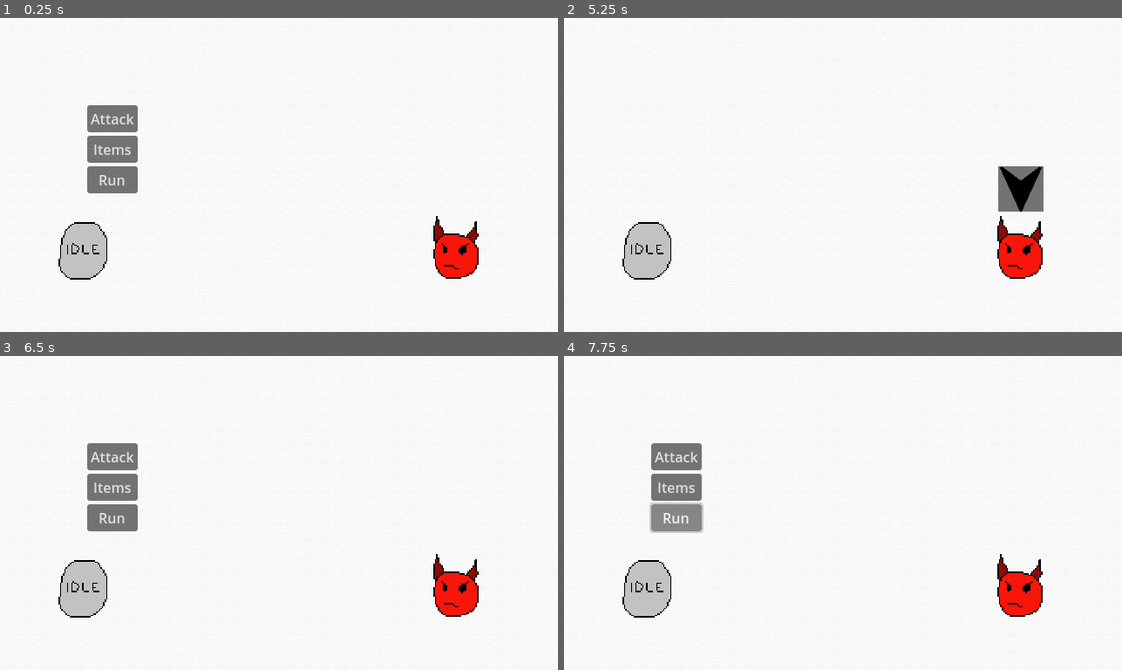
Above: before the commit, frames 1-4 (two rows, left to right).
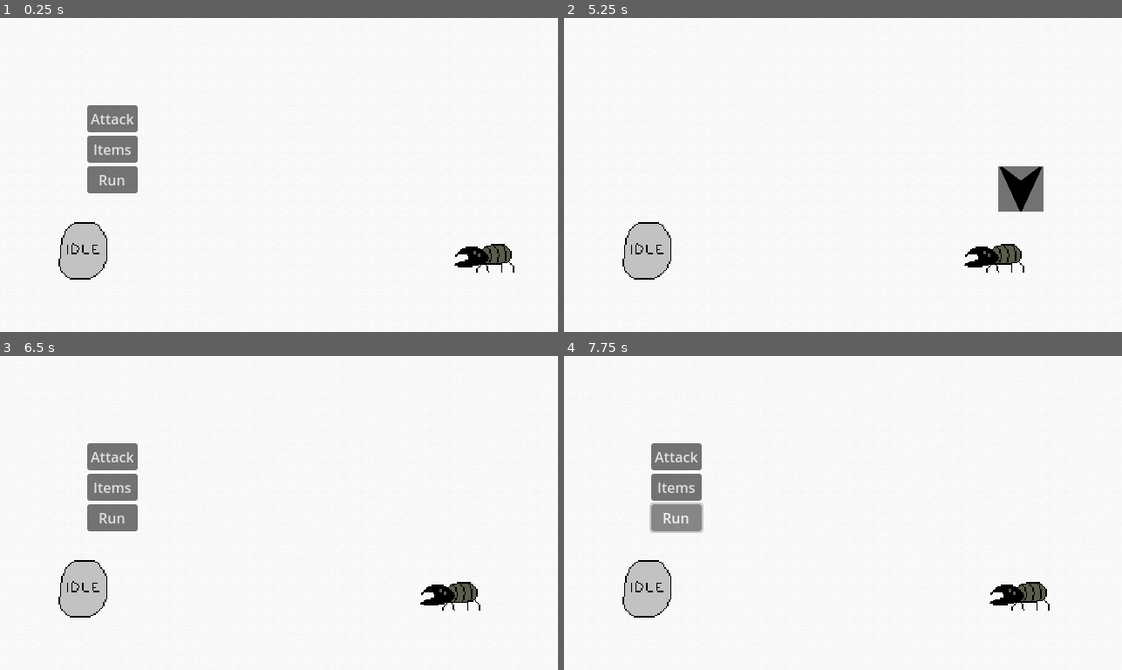
Above: after the commit, the same moments.

Repository: greeeegartur/cgvr-thesis
Game: Godot game, scene res://Scenes/CombatScene.tscn
Same seed, same stepped clock (60 frames per second), same inputs: the game is played once before the commit and once after it.
Inputs (mouse positions are in pixels of both pictures, inside the frame that each line leads up to):
- Up to frame 1 (0.25 s): no input
- Up to frame 2 (5.25 s): click "Attack" at 0.5 s; click "Grounded" at 1.25 s; click (1021, 187) at 2 s; click "Items" at 2.75 s; click "Run" at 3.5 s; click "Attack" at 4.25 s; click "Flying" at 5 s
- Up to frame 3 (6.5 s): click (457, 525) at 5.75 s
- Up to frame 4 (7.75 s): click "Items" at 6.5 s; click "Run" at 7.25 s

The runs differ from the first frame. In frame 1, 1.5% of the frame differs, in the area x 77-93%, y 63-84%; in frame 2, 1.4%; in frame 3, 1.2%; in frame 4, 1.2%.

Commit message:
Enemy scene base
Added enemy scene logic for animations and patterns by adding a new scene variable to EnemyInfo. Tested by adding a beetle enemy with an attack pattern, made sure damage triggers on impact with the player in the combat scene

Diff:
--- a/droidream/Scenes/CombatScene.tscn
+++ b/droidream/Scenes/CombatScene.tscn
@@ -23,7 +23,8 @@
 scale = Vector2(1.6, 1.6)
 texture = ExtResource("3_eel7g")
 
-[node name="EnemySprite" type="Sprite2D" parent="."]
+[node name="EnemyVisual" type="Sprite2D" parent="."]
+visible = false
 position = Vector2(522, 274)
 scale = Vector2(1.8, 1.8)
 texture = ExtResource("4_memue")
--- /dev/null
+++ b/droidream/Scenes/Enemies/Beetle/Beetle.tscn
@@ -0,0 +1,68 @@
+[gd_scene load_steps=6 format=3 uid="uid://buy3a8wt3qe8f"]
+
+[ext_resource type="Texture2D" uid="uid://dqqukw2jmv5vm" path="res://Scenes/Enemies/Beetle/beetle.png" id="1_8bngv"]
+[ext_resource type="Script" uid="uid://cx4ejov60luxh" path="res://Scripts/Combat/EnemyVisual.gd" id="1_edmr7"]
+
+[sub_resource type="Animation" id="Animation_edmr7"]
+resource_name = "beetle_tackle"
+length = 3.0
+tracks/0/type = "value"
+tracks/0/imported = false
+tracks/0/enabled = true
+tracks/0/path = NodePath("Sprite2D:position")
+tracks/0/interp = 1
+tracks/0/loop_wrap = true
+tracks/0/keys = {
+"times": PackedFloat32Array(0, 0.8, 1.2666667, 1.8, 2.0333333, 3),
+"transitions": PackedFloat32Array(1, 1, 1, 1, 1, 1),
+"update": 0,
+"values": [Vector2(0, 0), Vector2(33, 0), Vector2(33, 0), Vector2(-53, 0), Vector2(-53.5, 0), Vector2(0, 0)]
+}
+tracks/1/type = "method"
+tracks/1/imported = false
+tracks/1/enabled = true
+tracks/1/path = NodePath(".")
+tracks/1/interp = 1
+tracks/1/loop_wrap = true
+tracks/1/keys = {
+"times": PackedFloat32Array(2.0333333),
+"transitions": PackedFloat32Array(1),
+"values": [{
+"args": [],
+"method": &"on_attack_hit"
+}]
+}
+
+[sub_resource type="Animation" id="Animation_5xyne"]
+length = 0.001
+tracks/0/type = "value"
+tracks/0/imported = false
+tracks/0/enabled = true
+tracks/0/path = NodePath("Sprite2D:position")
+tracks/0/interp = 1
+tracks/0/loop_wrap = true
+tracks/0/keys = {
+"times": PackedFloat32Array(0),
+"transitions": PackedFloat32Array(1),
+"update": 0,
+"values": [Vector2(33, 0)]
+}
+
+[sub_resource type="AnimationLibrary" id="AnimationLibrary_5wbek"]
+_data = {
+&"RESET": SubResource("Animation_5xyne"),
+&"beetle_tackle": SubResource("Animation_edmr7")
+}
+
+[node name="EnemyVisual" type="Node2D"]
+script = ExtResource("1_edmr7")
+
+[node name="Sprite2D" type="Sprite2D" parent="."]
+position = Vector2(33, 0)
+scale = Vector2(1.5, 1.5)
+texture = ExtResource("1_8bngv")
+
+[node name="AnimationPlayer" type="AnimationPlayer" parent="."]
+libraries = {
+&"": SubResource("AnimationLibrary_5wbek")
+}
--- /dev/null
+++ b/droidream/Scenes/Enemies/EnemyVisual.tscn
@@ -0,0 +1,13 @@
+[gd_scene load_steps=3 format=3 uid="uid://dlpw77ahti2kx"]
+
+[ext_resource type="Script" uid="uid://cx4ejov60luxh" path="res://Scripts/Combat/EnemyVisual.gd" id="1_p4v3j"]
+[ext_resource type="Texture2D" uid="uid://cij8c6ssb2cuk" path="res://Graphics/Placeholders/Combat/Enemy.png" id="2_dv6s2"]
+
+[node name="EnemyVisual" type="Node2D"]
+script = ExtResource("1_p4v3j")
+
+[node name="Sprite2D" type="Sprite2D" parent="."]
+texture = ExtResource("2_dv6s2")
+
+[node name="AnimationPlayer" type="AnimationPlayer" parent="."]
+root_node = NodePath("../Sprite2D")
--- a/droidream/Scripts/Combat/CombatEntity.gd
+++ b/droidream/Scripts/Combat/CombatEntity.gd
@@ -14,6 +14,7 @@
 var snapped_max := 1
 var snapped := 0
 var attack_patterns : Array[EnemyAttackPattern]
+var visual_scene : PackedScene
 var type : CombatTypes.EntityType # can be "GROUNDED", "FLYING" and "SPECIAL", never "PLAYER"
 var minigame_id := ""
 
@@ -31,7 +32,7 @@
 	snapped_max = data.snapped_max
 	minigame_id = data.minigame_id
 	attack_patterns = data.attack_patterns
-
+	visual_scene = data.visual_scene
 
 #Loads player data from PlayerData object
 func load_from_player() -> void:
--- a/droidream/Scripts/Combat/CombatManager.gd
+++ b/droidream/Scripts/Combat/CombatManager.gd
@@ -10,12 +10,15 @@
 
 class_name CombatManager
 
-@export var enemy_id := "enemy_beetle"
+@export var enemy_id = "enemy_beetle"
 
 # The player and enemy's starting values
-var player: CombatEntity
-var enemy: CombatEntity
-var turn := "player" # Player always starts first, this variable is a failsafe check condition in case turn logic goes wrong
+var player : CombatEntity
+var enemy : CombatEntity
+var turn = "player" # Player always starts first, this variable is a failsafe check condition in case turn logic goes wrong
+
+# Enemy scene to load for animations
+var enemy_visual : EnemyVisual
 
 # COMBAT SETUP FUNCTIONS
 # These are functions that run before combat begins, i.e entity data and loading the first turn
@@ -35,7 +38,11 @@
 	enemy = CombatEntity.new()
 	enemy.load_from_enemy_id(enemy_id)
 	add_child(enemy)
-	get_parent().get_node("EnemySprite").texture = load("res://Graphics/Placeholders/Combat/Enemy.png")
+	enemy_visual = enemy.visual_scene.instantiate()
+	get_parent().add_child.call_deferred(enemy_visual)
+
+	# TO-DO Adjust this automatically somehow (later will add multiple enemies at once so it can't just be set like so)
+	enemy_visual.position = Vector2(522, 274)
 
 func _start_combat():
 	print("Combat started: PLAYER vs %s" % enemy.entity_name)
@@ -161,28 +168,30 @@
 
 func _play_enemy_attack_pattern(pattern: EnemyAttackPattern):
 	print("Enemy uses attack pattern:", pattern.pattern_id)
-
-	var elapsed := 0.0
 	var hit_index := 0
 
-	# TO-DO Be driven by AnimationPlayer
-	while elapsed < pattern.total_duration:
-		await get_tree().process_frame
-		elapsed += get_process_delta_time()
-
+	# Lambda functions for connecting with enemy visual script emitters
+	enemy_visual.attack_hit.connect(
 		# Hit processing logic
-		if hit_index < pattern.hits.size(): # Checks for how many times the attack will hit, also is a failsafe for checking if the pattern is valid/exists at all
-			var hit := pattern.hits[hit_index]
-			if elapsed >= hit.time:
+		func():
+			if hit_index < pattern.hits.size():
 				# Works the attack's hitting logic, including the player's blocking window
-				_apply_enemy_hit(hit)
-				hit_index += 1 # If the attack has multiple hits, it'll process all of them
-
-	# End of attack
-	if player.hp <= 0:
-		_end_combat(false)
-	else:
-		_player_turn()
+				_apply_enemy_hit(pattern.hits[hit_index])
+				hit_index += 1, # If the attack has multiple hits, it'll process all of them
+		CONNECT_ONE_SHOT
+	)
+
+	# Checks if combat has ended
+	enemy_visual.attack_finished.connect(
+		func():
+			if player.hp <= 0:
+				_end_combat(false)
+			else:
+				_player_turn(),
+		CONNECT_ONE_SHOT
+	)
+
+	enemy_visual.play_attack(pattern.animation_name)
 
 
 # Logic for applying an enemy attack's damage
@@ -217,7 +226,7 @@
 	return false
 
 
-# The enemy's attacking logic, doesn't take any parameters as the player is not affected by type attacks
+# LEGACY: The enemy's attacking logic, doesn't take any parameters as the player is not affected by type attacks
 func _enemy_attack():
 	# If for some reason it is not the player's turn
 	if turn != "enemy":
--- /dev/null
+++ b/droidream/Scripts/Combat/EnemyVisual.gd
@@ -0,0 +1,23 @@
+extends Node2D
+
+# Universal attack pattern logic for all enemies, uses emitters for connecting animations
+
+class_name EnemyVisual
+
+signal attack_hit
+signal attack_finished
+
+@onready var anim := $AnimationPlayer
+
+func play_attack(animation_name: String):
+	anim.play(animation_name)
+
+func on_attack_hit():
+	attack_hit.emit()
+
+func _ready():
+	anim.animation_finished.connect(on_anim_finished)
+
+func on_anim_finished(name: String):
+	if name != "idle":
+		attack_finished.emit()
--- a/droidream/Scripts/Data/Attack_Patterns/beetle_tackle.tres
+++ b/droidream/Scripts/Data/Attack_Patterns/beetle_tackle.tres
@@ -5,7 +5,7 @@
 [resource]
 script = ExtResource("1_bn2bn")
 pattern_id = "beetle_tackle"
-animation_name = "tackle"
+animation_name = "beetle_tackle"
 total_duration = 3.0
 hits = Array[Dictionary]([{
 "block_window": Vector2(2, 2.2),
--- a/droidream/Scripts/Data/Enemies/beetle.tres
+++ b/droidream/Scripts/Data/Enemies/beetle.tres
@@ -1,8 +1,9 @@
-[gd_resource type="Resource" script_class="EnemyInfo" load_steps=4 format=3 uid="uid://uakolov6gkf"]
+[gd_resource type="Resource" script_class="EnemyInfo" load_steps=5 format=3 uid="uid://uakolov6gkf"]
 
 [ext_resource type="Script" uid="uid://by18pvdsekurc" path="res://Scripts/Data/EnemyAttackPattern.gd" id="1_ua3kc"]
 [ext_resource type="Resource" uid="uid://domaj7lm4s3o8" path="res://Scripts/Data/Attack_Patterns/beetle_tackle.tres" id="2_ijlsq"]
 [ext_resource type="Script" uid="uid://c8hmcdrkefq7i" path="res://Scripts/Data/EnemyInfo.gd" id="2_osir5"]
+[ext_resource type="PackedScene" uid="uid://buy3a8wt3qe8f" path="res://Scenes/Enemies/Beetle/Beetle.tscn" id="4_ijlsq"]
 
 [resource]
 script = ExtResource("2_osir5")
@@ -14,4 +15,5 @@
 snapped_max = 1
 minigame_id = "beetle_rush"
 attack_patterns = Array[ExtResource("1_ua3kc")]([ExtResource("2_ijlsq")])
+visual_scene = ExtResource("4_ijlsq")
 metadata/_custom_type_script = "uid://c8hmcdrkefq7i"
--- a/droidream/Scripts/Data/EnemyDatabase.gd
+++ b/droidream/Scripts/Data/EnemyDatabase.gd
@@ -13,6 +13,7 @@
 #	snapped_max: max number of "snaps" for minigame victory condition, meaning how many minigame wins needed for victory
 #	minigame_id: id for loading enemy's specific minigame
 #	attack_patterns: all attack patterns for the enemy, more details in EnemyAttackPattern.gd
+#	visual_scene: enemy's scene with its visuals and animations
 
 # Data folder that contains resources of all enemies
 var FOLDER = "res://Scripts/Data/Enemies/"
--- a/droidream/Scripts/Data/EnemyInfo.gd
+++ b/droidream/Scripts/Data/EnemyInfo.gd
@@ -16,3 +16,4 @@
 @export var minigame_id: String
 
 @export var attack_patterns: Array[EnemyAttackPattern]
+@export var visual_scene: PackedScene
Binary file added: droidream/Documentation/23.12.png
Not shown, added: droidream/Documentation/23.12.png.import
Binary file added: droidream/Scenes/Enemies/Beetle/beetle.png
Not shown, added: droidream/Scenes/Enemies/Beetle/beetle.png.import
Not shown, added: droidream/Scripts/Combat/EnemyVisual.gd.uid
